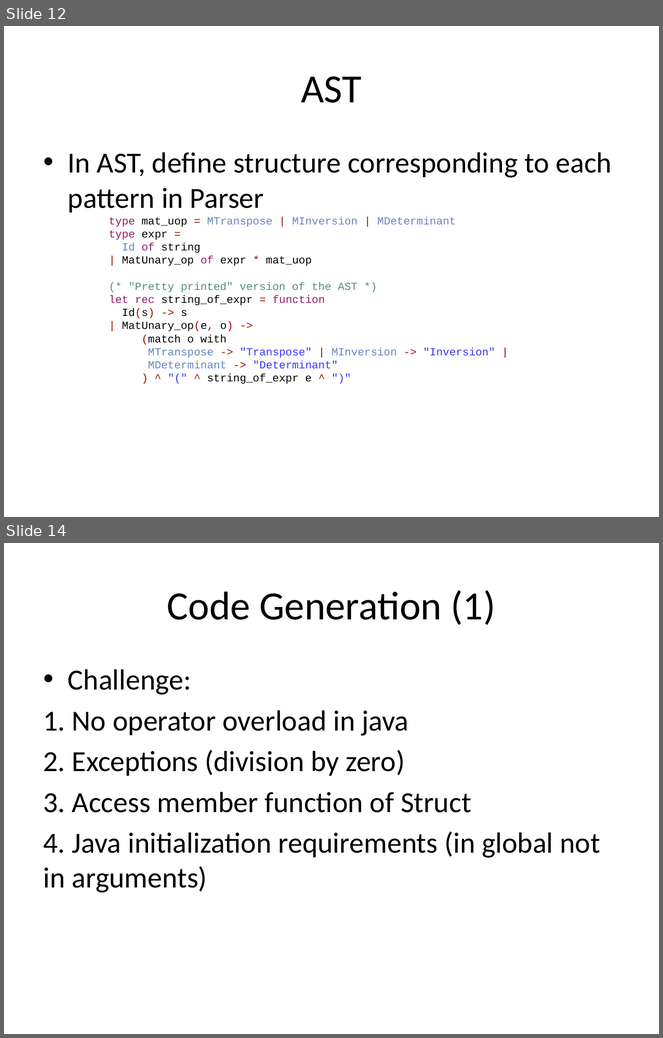
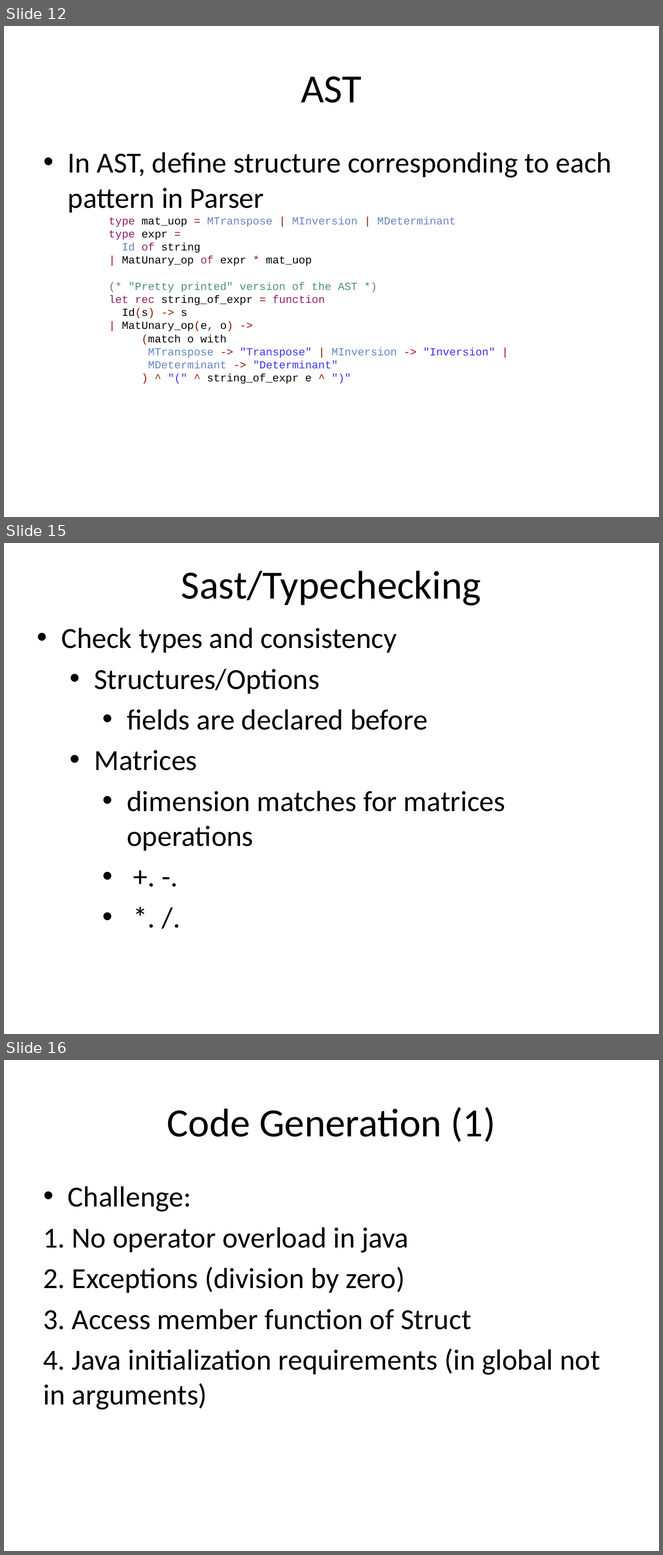
Before and after one commit to liufei11111/w4115PLT, a slide deck: src/project/demo/PLTFinalPresentation.pptx. Shown one above the other, each under a label of ours: slides 12 and 14 before the commit, slides 12, 15 and 16 after it; the slides between them are not shown. The pictures are 663x1038 and 663x1555 pixels, drawn with LibreOffice and Linux fonts; fonts in the diff are those of the drawing. Boxes give left, top, right and bottom in pixels: in the first picture for what was removed or moved away, otherwise in the second. Text is boxed around its words. In the diff, an @@ line names an element or a change of style, - is before the commit and + after.

```diff
--- a/src/project/demo/PLTFinalPresentation.pptx
+++ b/src/project/demo/PLTFinalPresentation.pptx
@@ slide 15 added at bbox=[4, 543, 659, 1034], background #FFFFFF @@
@@ title added at bbox=[181, 571, 481, 606], 44 pt, text #000000 @@
+Sast/Typechecking
@@ text added at bbox=[61, 628, 506, 851], 32 pt, text #000000 @@
+• Check types and consistency
+  • Structures/Options
+    • fields are declared before
+  • Matrices
+    • dimension matches for matrices operations
+    • +. -.
+    • *. /.
@@ what was slide 14 is now slide 16 @@
```
Also in this commit, not shown: 1 slide changed, 4 other slides added, 2 slides removed.
